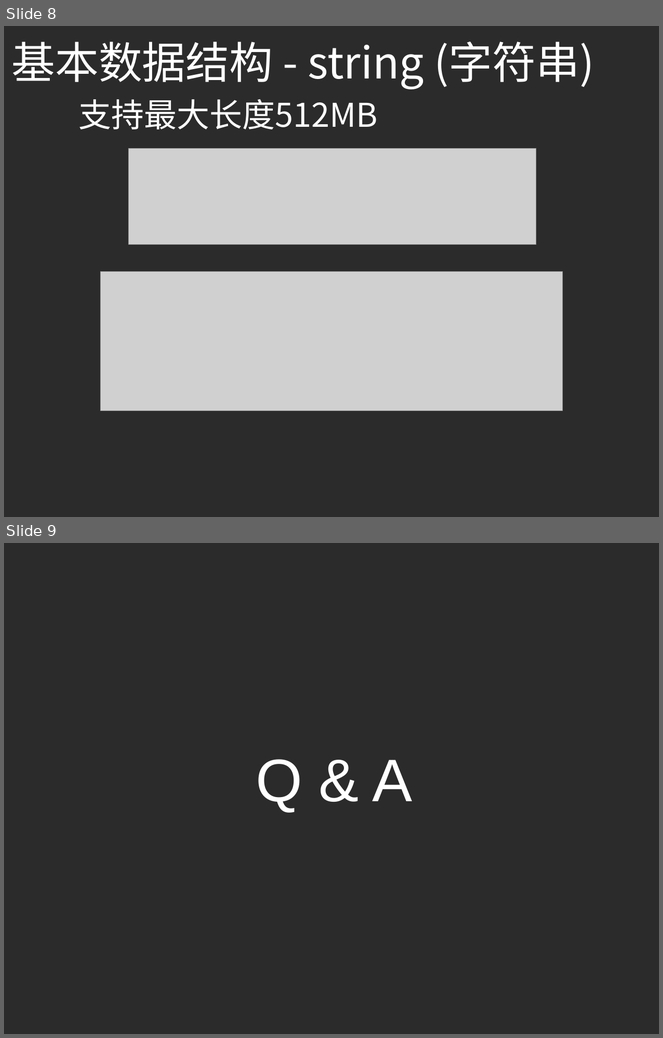
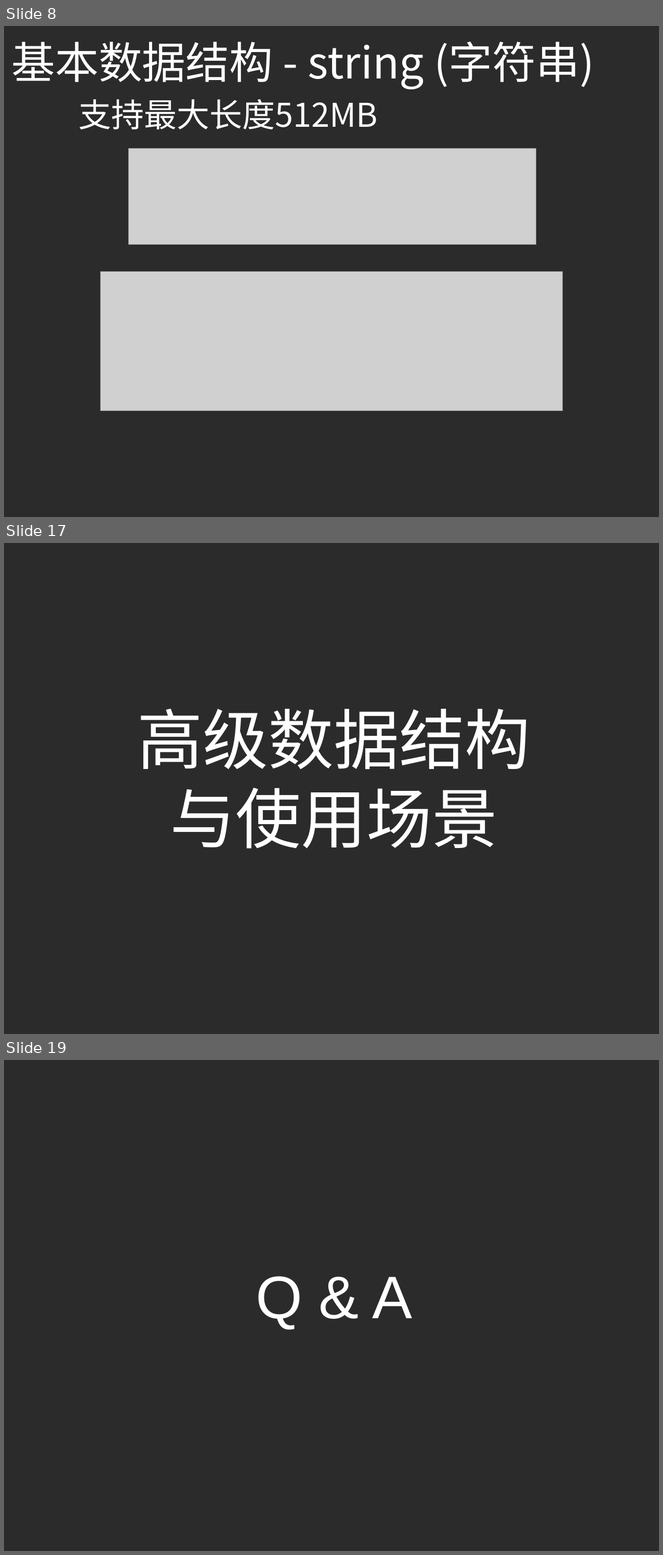
Before and after one commit to yellowb/redis-application-sharing, a slide deck: doc/SD_EP01_Redis_Adv_Application.pptx. Shown one above the other, each under a label of ours: slides 8 and 9 before the commit, slides 8, 17 and 19 after it; the slides between them are not shown. The pictures are 663x1038 and 663x1555 pixels, drawn with LibreOffice and Linux fonts; fonts in the diff are those of the drawing; grey boxes stand for pictures; background and template pictures are left out; a plain dark background stands for a picture behind light text. Boxes give left, top, right and bottom in pixels: in the first picture for what was removed or moved away, otherwise in the second. Text is boxed around its words. In the diff, an @@ line names an element or a change of style, - is before the commit and + after.

```diff
--- a/doc/SD_EP01_Redis_Adv_Application.pptx
+++ b/doc/SD_EP01_Redis_Adv_Application.pptx
@@ slide 17 added at [4,543,659,1034], background picture (left out) @@
@@ title added at [138,709,531,849], 72 pt, text #FFFFFF @@
+高级数据结构
+与使用场景
@@ what was slide 9 is now slide 19 @@
```
Also in this commit, not shown: 9 other slides added.
